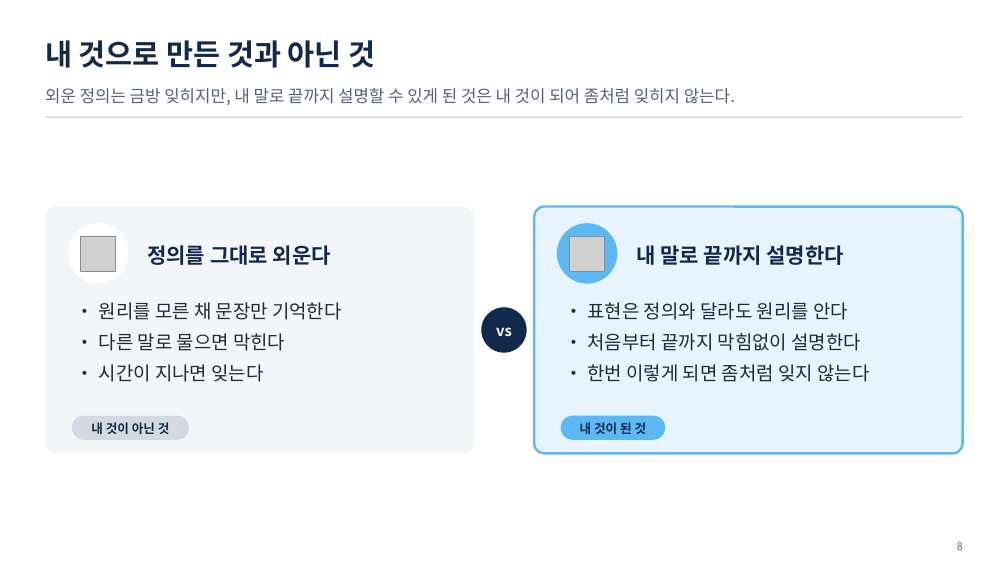
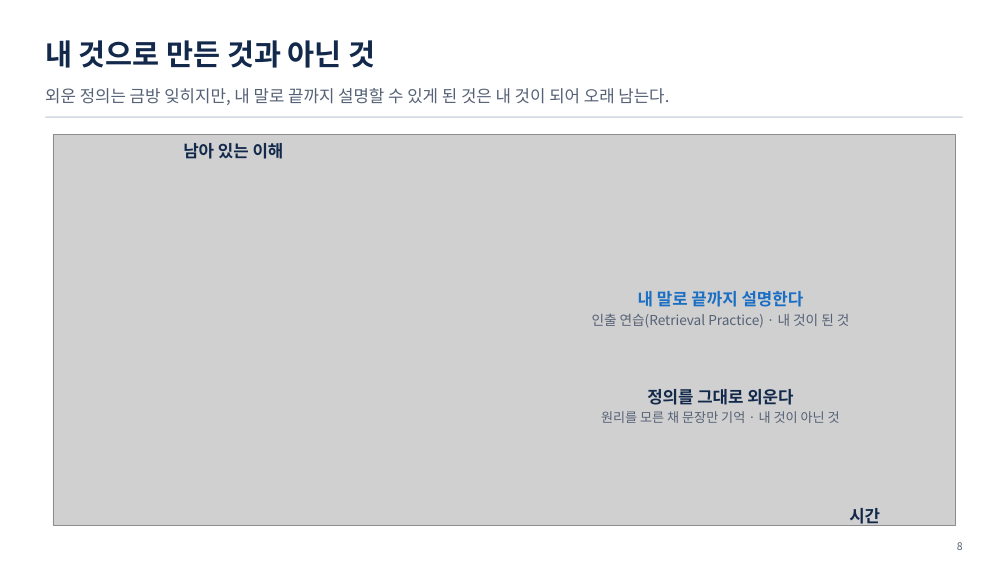
Before and after one commit to uengine-oss/hyd-iot-edu, a slide deck: slide 8 of workspace/강의제작/산출물/통합반/이론/01회차/통합반_01일차.pptx. Drawn at 1008x567 pixels with LibreOffice and Linux fonts; fonts in the diff are those of the drawing; grey boxes stand for pictures. Boxes give left, top, right and bottom in pixels: in the first picture for what was removed or moved away, otherwise in the second. Text is boxed around its words. In the diff, an @@ line names an element or a change of style, - is before the commit and + after.

Commit message:
1회차 이론 01편 대본 확정(사용자: 「완벽하다」) — 강사가 노베이스 학생 앞에서 이어 말하는 말로 1~12장 새로 쓰고 한 편으로 윤문 · 덱 5 · 7 · 8장에 학습 원리 이름(유창성 착각 · 파인만 기법 · 인출 연습), 8장을 비교 칸 대신 남는 이해 곡선 삽화로(사용자: 「셋 다 반영」)

```diff
--- a/workspace/강의제작/산출물/통합반/이론/01회차/통합반_01일차.pptx
+++ b/workspace/강의제작/산출물/통합반/이론/01회차/통합반_01일차.pptx
@@ text at (45, 88, 669, 105): text changed @@
-외운 정의는 금방 잊히지만, 내 말로 끝까지 설명할 수 있게 된 것은 내 것이 되어 좀처럼 잊히지 않는다.
+외운 정의는 금방 잊히지만, 내 말로 끝까지 설명할 수 있게 된 것은 내 것이 되어 오래 남는다.
@@ picture added at (53, 135, 955, 526) @@
@@ text added at (183, 143, 284, 159), 16 pt, text #13294B, bold @@
+남아 있는 이해
@@ rounded rectangle removed at (45, 206, 474, 454) @@
@@ rounded rectangle removed at (535, 206, 963, 454) @@
@@ ellipse removed at (68, 223, 129, 284) @@
@@ picture removed at (81, 236, 116, 271) @@
@@ ellipse removed at (557, 223, 618, 284) @@
@@ picture removed at (569, 236, 604, 271) @@
@@ text removed at (147, 245, 331, 265) @@
-정의를 그대로 외운다
@@ text "내 말로 끝까지 설명한다": place and size @@
-text "내 말로 끝까지 설명한다" at (636, 245, 844, 265)
+text "내 말로 끝까지 설명한다" at (592, 291, 850, 328)
@@ text "내 말로 끝까지 설명한다" at (592, 291, 850, 328): vertical alignment middle to top @@
@@ text at (638, 291, 804, 307): size 20 to 16 pt, text colour #13294B to #1A6FC4 in "내 말로 끝까지 설명한다"; alignment left to centre; more space between paragraphs @@
@@ text removed at (99, 302, 342, 382) @@
-• 원리를 모른 채 문장만 기억한다
-• 다른 말로 물으면 막힌다
-• 시간이 지나면 잊는다
@@ ellipse removed at (482, 308, 527, 353) @@
@@ text removed at (496, 327, 512, 336) @@
-vs
@@ text removed at (587, 302, 869, 382) @@
-• 표현은 정의와 달라도 원리를 안다
-• 처음부터 끝까지 막힘없이 설명한다
-• 한번 이렇게 되면 좀처럼 잊지 않는다
@@ text at (592, 314, 850, 328): paragraph added @@
+인출 연습(Retrieval Practice) · 내 것이 된 것
@@ text added at (601, 389, 840, 423), 12.5 pt, text #556175 @@
+정의를 그대로 외운다
+원리를 모른 채 문장만 기억 · 내 것이 아닌 것
@@ rounded rectangle removed at (72, 416, 189, 440) @@
@@ rounded rectangle removed at (561, 416, 665, 440) @@
@@ text removed at (91, 422, 170, 434) @@
-내 것이 아닌 것
@@ text removed at (580, 422, 647, 434) @@
-내 것이 된 것
@@ text added at (849, 508, 880, 527), 16 pt, text #13294B, bold @@
+시간
```
Also in this commit, not shown: 2 other slides changed, 5 other files.
